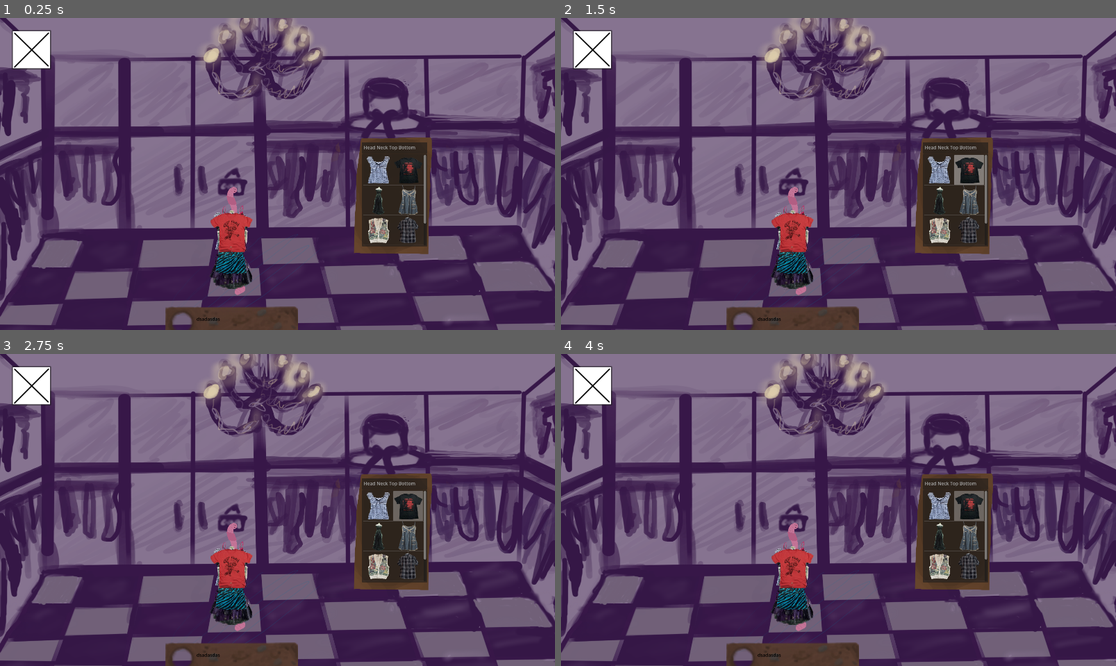
Above: before the commit, frames 1-4 (two rows, left to right).
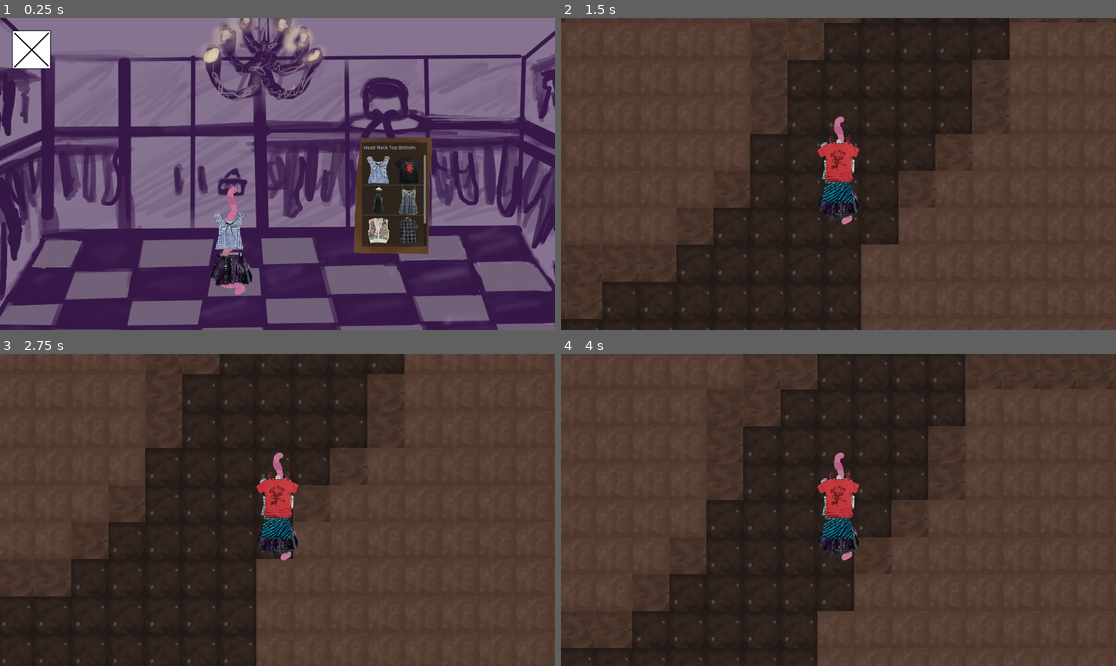
Above: after the commit, the same moments.

Repository: WiktorKociuba/worm-up
Game: Godot game, scene res://scenes/wardrobe.tscn
Two runs of this game, one before a commit and one after it. Both use one fixed random seed, a clock stepped at 60 frames per second and the inputs below. This scene is started directly instead of the project's main scene.
Inputs (mouse positions are in pixels of both pictures, inside the frame that each line leads up to):
- Up to frame 1 (0.25 s): no input
- Up to frame 2 (1.5 s): click (594, 49) at 0.5 s; tap Enter at 1.25 s; move the mouse to (960, 158) at 1.27 s; hold D (right) from 1.28 s (still down); tap Alt at 1.35 s; click (960, 158) at 1.42 s
- Up to frame 3 (2.75 s): move the mouse to (166, 525) at 2.02 s; release D (right) at 2.03 s; hold S (down) from 2.03 s (still down); tap Shift at 2.1 s
- Up to frame 4 (4 s): tap Space at 2.75 s; move the mouse to (894, 441) at 2.77 s; release S (down) at 2.78 s; hold D (right) 2.78-3.53 s; tap Alt at 2.85 s; tap Enter at 3.5 s; move the mouse to (810, 572) at 3.52 s; hold W (up) from 3.53 s (still down); tap Shift at 3.6 s; click (810, 572) at 3.67 s

The runs differ from the first frame. In frame 1, 2.7% of the frame differs, in the area x 29-54%, y 60-100%; in frame 2, 98%, in the area x 0-100%, y 0-100%; in frame 3, 98%; in frame 4, 98%.
Error before the commit: Parse Error: Used tab character for indentation instead of space as used before in the file. (res://scripts/chooseClothes.gd:25)

Commit message:
fixed dialogs

Diff:
--- a/scenes/Player.tscn
+++ b/scenes/Player.tscn
@@ -13,16 +13,24 @@
 [ext_resource type="Texture2D" uid="uid://ckgnrrdgcfvo2" path="res://clothes/top/top8.png" id="10_76bt2"]
 [ext_resource type="Texture2D" uid="uid://b2ftkcwhphdb6" path="res://clothes/bottom/bottom1.png" id="11_wyqjk"]
 [ext_resource type="Texture2D" uid="uid://cpr17s041rhqa" path="res://clothes/bottom/bottom2.png" id="12_k85er"]
-[ext_resource type="PackedScene" uid="uid://bdybdqdqrs4gq" path="res://scenes/dialog_ui.tscn" id="14_p7iby"]
+[ext_resource type="Texture2D" uid="uid://5w0cv6rw8ggn" path="res://textures/playerIcon.png" id="14_srp4u"]
+[ext_resource type="Texture2D" uid="uid://cxcsmun5ph46j" path="res://textures/wizardHead.png" id="15_jfpux"]
+[ext_resource type="Texture2D" uid="uid://cf57qwv0hd142" path="res://textures/dialogBox.png" id="16_61ith"]
 
 [sub_resource type="RectangleShape2D" id="RectangleShape2D_44cfe"]
 size = Vector2(117, 372)
+
+[sub_resource type="RectangleShape2D" id="RectangleShape2D_lkdrv"]
+size = Vector2(939, 211)
 
 [node name="Player" type="CharacterBody2D" unique_id=239766747 node_paths=PackedStringArray("topItems", "bottomItems", "npcIcons")]
 script = ExtResource("1_ij6vw")
 topItems = [NodePath("topItems/top1"), NodePath("topItems/Top2"), NodePath("topItems/Top3"), NodePath("topItems/Top4"), NodePath("topItems/Top5"), NodePath("topItems/Top6"), NodePath("topItems/Top7"), NodePath("topItems/Top8")]
 bottomItems = [NodePath("bottomItems/Bottom1"), NodePath("bottomItems/Bottom2")]
-npcIcons = [NodePath(""), NodePath("")]
+enableCamera = null
+canWalk = null
+"ifŻółty" = null
+npcIcons = [NodePath("UI/DialogUI/Icons/playerIcon"), NodePath("UI/DialogUI/Icons/wizardIcon")]
 
 [node name="CollisionShape2D" type="CollisionShape2D" parent="." unique_id=1944375968]
 position = Vector2(-4, -16)
@@ -105,5 +113,68 @@
 offset_right = 40.0
 offset_bottom = 40.0
 
-[node name="DialogUI" parent="UI" unique_id=336836978 instance=ExtResource("14_p7iby")]
+[node name="DialogUI" type="Control" parent="UI" unique_id=128289441]
+visible = false
+anchors_preset = 0
+offset_right = 40.0
+offset_bottom = 40.0
+
+[node name="Icons" type="Control" parent="UI/DialogUI" unique_id=1669334946]
+anchors_preset = 0
+offset_left = -230.0
+offset_top = 214.0
+offset_right = -190.0
+offset_bottom = 254.0
+
+[node name="playerIcon" type="TextureRect" parent="UI/DialogUI/Icons" unique_id=905892066]
+visible = false
 layout_mode = 0
+offset_left = 19.0
+offset_top = 18.0
+offset_right = 98.0
+offset_bottom = 97.0
+texture = ExtResource("14_srp4u")
+expand_mode = 1
+
+[node name="wizardIcon" type="TextureRect" parent="UI/DialogUI/Icons" unique_id=1610504167]
+visible = false
+layout_mode = 0
+offset_left = 19.0
+offset_top = 18.0
+offset_right = 98.0
+offset_bottom = 97.0
+texture = ExtResource("15_jfpux")
+expand_mode = 1
+
+[node name="DialogBox" type="TextureRect" parent="UI/DialogUI" unique_id=90363582]
+layout_mode = 0
+offset_left = -230.0
+offset_top = 214.0
+offset_right = 231.0
+offset_bottom = 447.0
+texture = ExtResource("16_61ith")
+stretch_mode = 4
+
+[node name="DialogText" type="Label" parent="UI/DialogUI/DialogBox" unique_id=1346082694]
+layout_mode = 0
+offset_left = 109.0
+offset_top = 32.0
+offset_right = 439.0
+offset_bottom = 164.0
+theme_override_colors/font_color = Color(0, 0, 0, 1)
+text = "dsadasdas"
+
+[node name="dialogArea2D" type="Area2D" parent="UI/DialogUI/DialogBox" unique_id=939789134]
+
+[node name="CollisionShape2D" type="CollisionShape2D" parent="UI/DialogUI/DialogBox/dialogArea2D" unique_id=1551117594]
+position = Vector2(459.5, 95.5)
+shape = SubResource("RectangleShape2D_lkdrv")
+
+[node name="TextureRect" type="TextureRect" parent="UI/DialogUI/DialogBox" unique_id=1971406642]
+layout_mode = 0
+offset_left = 856.0
+offset_top = 19.0
+offset_right = 896.0
+offset_bottom = 59.0
+
+[connection signal="input_event" from="UI/DialogUI/DialogBox/dialogArea2D" to="." method="_on_dialog_area_2d_input_event"]
--- a/scripts/chooseClothes.gd
+++ b/scripts/chooseClothes.gd
@@ -23,20 +23,20 @@
 
 
 func _on_choose_clothes_type_item_clicked(index: int, at_position: Vector2, mouse_button_index: int) -> void:
-	$HeadItemList.visible = false
-	$NeckItemList.visible = false
-	$TopItemList.visible = false
-	$BottomItemList.visible = false
-	if index == 0:
-		$HeadItemList.visible = true
-	if index == 1:
-		$NeckItemList.visible = true
-	if index == 2:
-		$TopItemList.visible = true
-	if index == 3:
-		$BottomItemList.visible = true
+    $HeadItemList.visible = false
+    $NeckItemList.visible = false
+    $TopItemList.visible = false
+    $BottomItemList.visible = false
+    if index == 0:
+        $HeadItemList.visible = true
+    if index == 1:
+        $NeckItemList.visible = true
+    if index == 2:
+        $TopItemList.visible = true
+    if index == 3:
+        $BottomItemList.visible = true
 
 
 
 func _on_button_pressed() -> void:
-	get_tree().change_scene_to_file("res://scenes/main.tscn")
+    get_tree().change_scene_to_file("res://scenes/main.tscn")
--- a/scripts/player.gd
+++ b/scripts/player.gd
@@ -89,4 +89,4 @@
 
 
 func _on_button_pressed() -> void:
-	get_tree().change_scene_to_file("res://scenes/main.tscn")
+    get_tree().change_scene_to_file("res://scenes/main.tscn")
